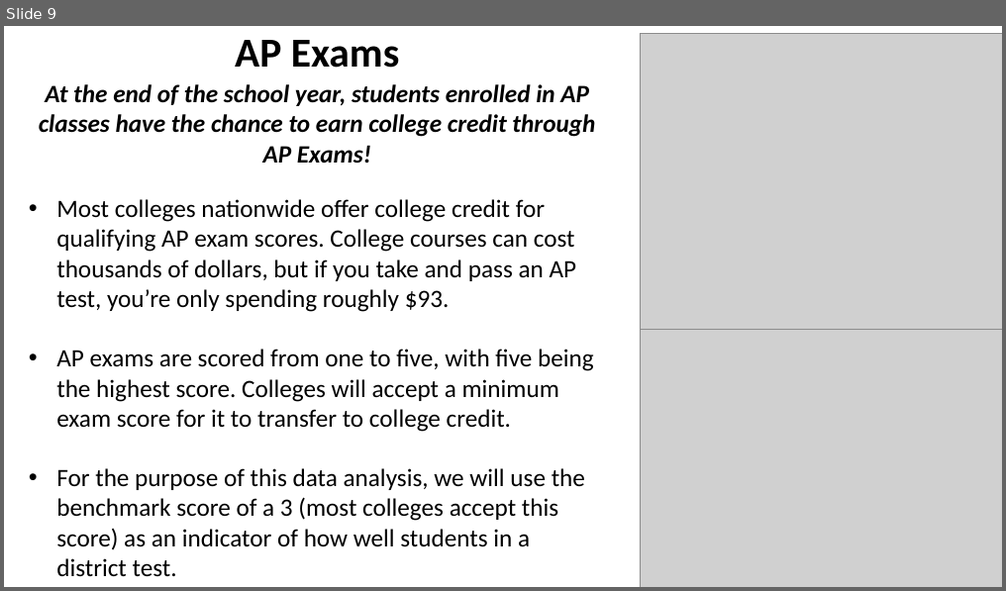
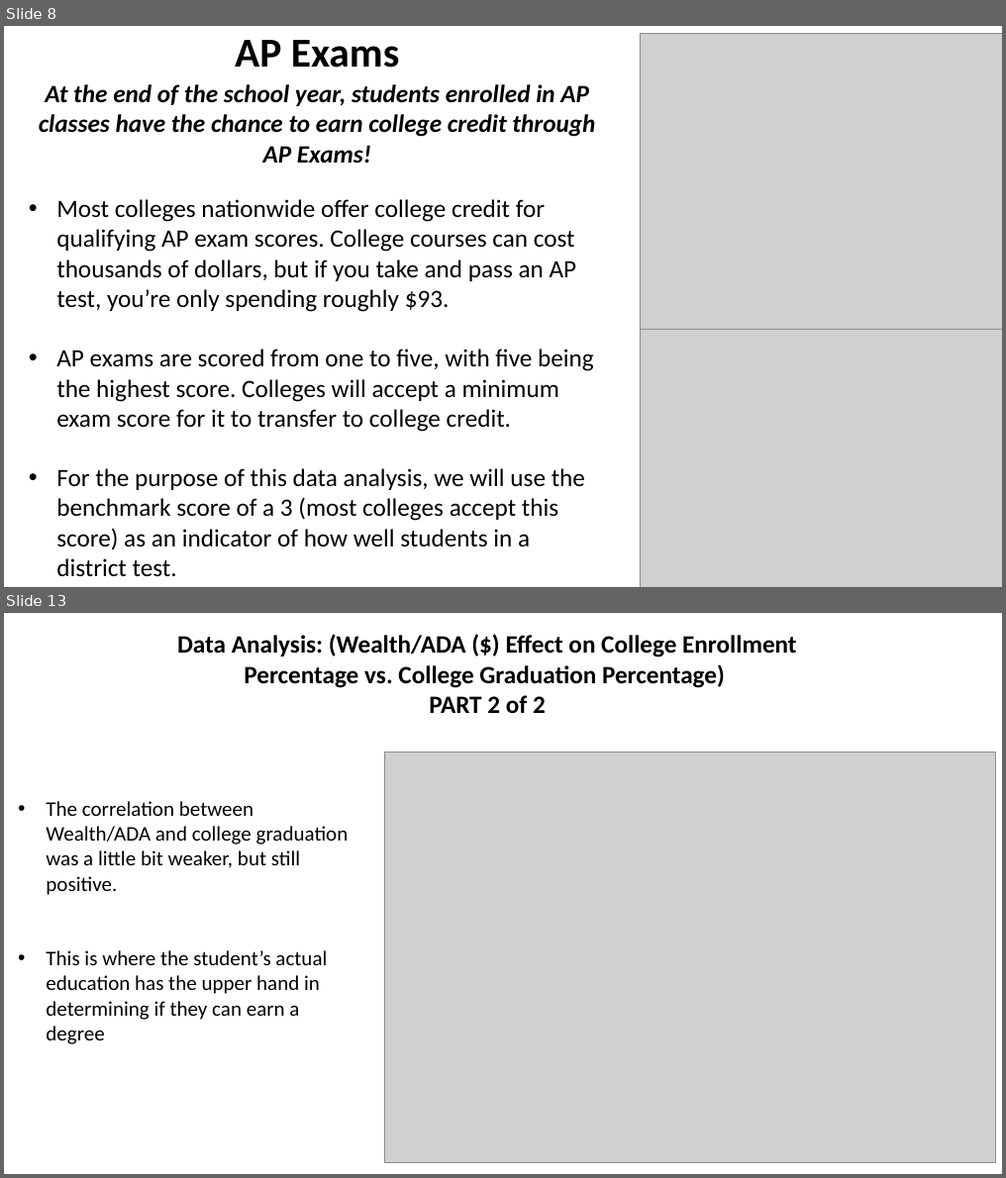
Before and after one commit to RachidRezzik/Texas_GradPercent_Predictor, a slide deck: TexasDistrictForecast.pptx. Shown one above the other, each under a label of ours: slide 9 before the commit, slides 8 and 13 after it; the slides between them are not shown. The pictures are 1006x591 and 1006x1178 pixels, drawn with LibreOffice and Linux fonts; fonts in the diff are those of the drawing; grey boxes stand for pictures. Boxes give left, top, right and bottom in pixels: in the first picture for what was removed or moved away, otherwise in the second. Text is boxed around its words. In the diff, an @@ line names an element or a change of style, - is before the commit and + after.

```diff
--- a/TexasDistrictForecast.pptx
+++ b/TexasDistrictForecast.pptx
@@ slide 13 added at bbox=[4, 613, 1002, 1174], background #FFFFFF @@
@@ text added at bbox=[177, 634, 797, 714], 24 pt, text #000000, bold @@
+Data Analysis: (Wealth/ADA ($) Effect on College Enrollment Percentage vs. College Graduation Percentage)
+PART 2 of 2
@@ picture added at bbox=[385, 753, 996, 1163] @@
@@ text added at bbox=[46, 801, 349, 1045], 20 pt, text #000000 @@
+• The correlation between Wealth/ADA and college graduation was a little bit weaker, but still positive.
+• This is where the student’s actual education has the upper hand in determining if they can earn a degree
@@ what was slide 9 is now slide 8 @@
```
Also in this commit, not shown: 6 slides changed, 5 other slides added, 2 slides removed, 1 other file.
